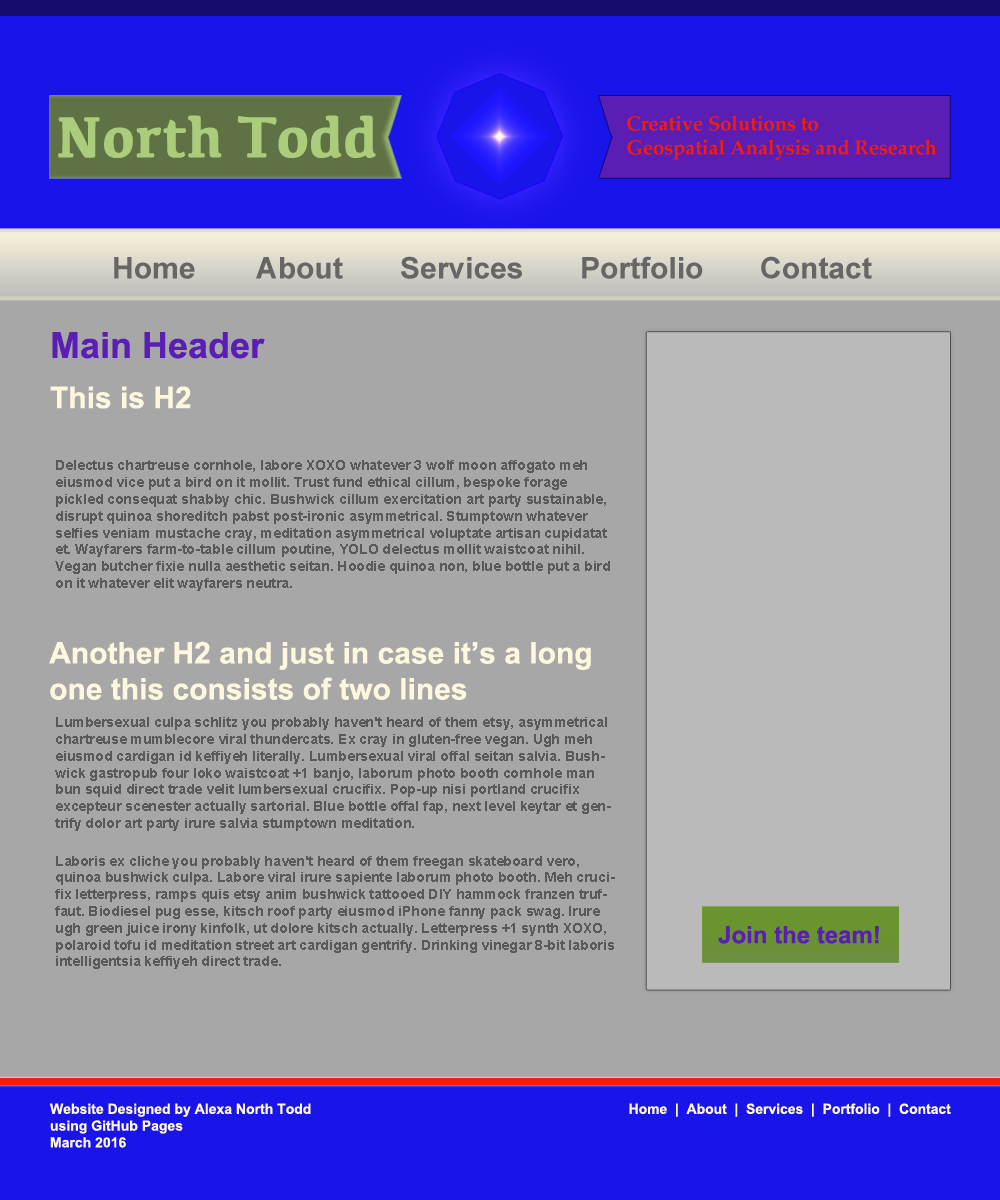
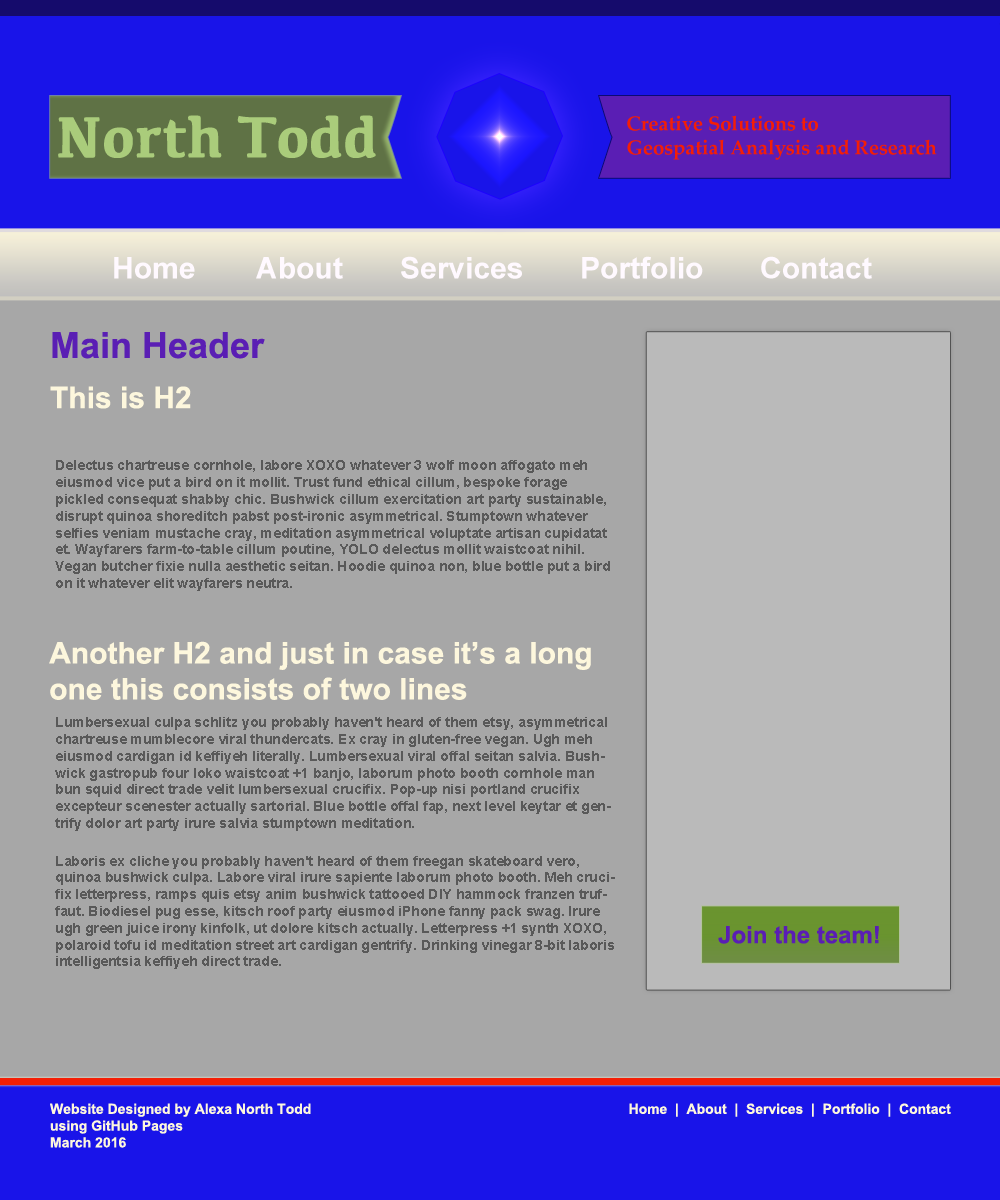
Revision of a layered 1000x1200 image; what changed, layer by layer:
painted on "Home About Services Portfolio Contact" over [114, 256, 872, 279]
